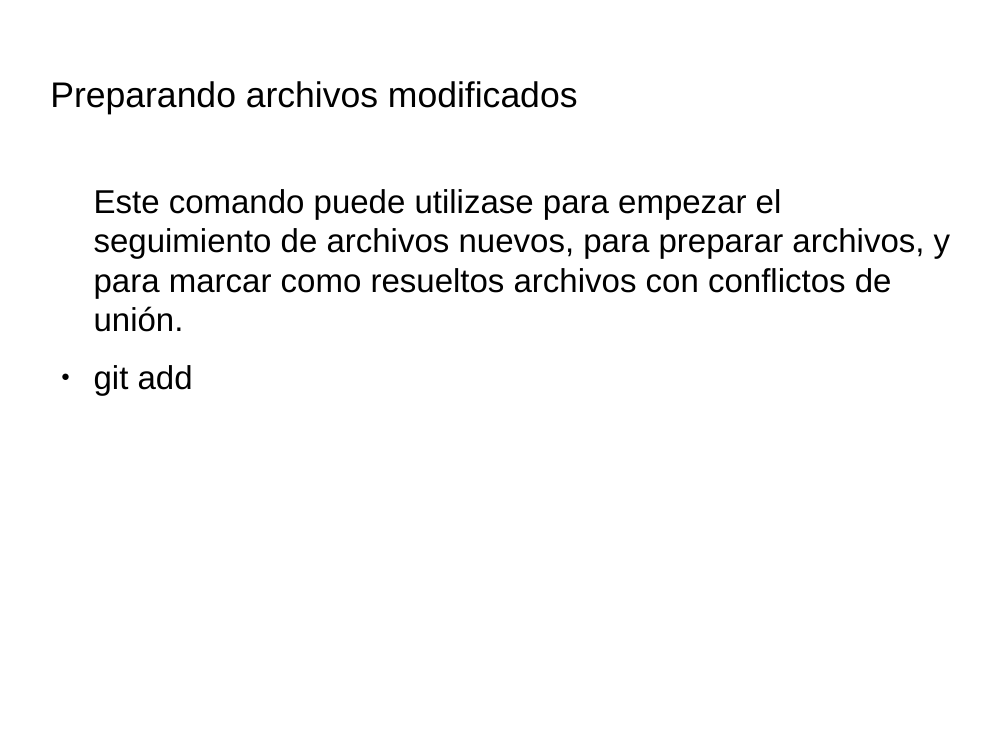
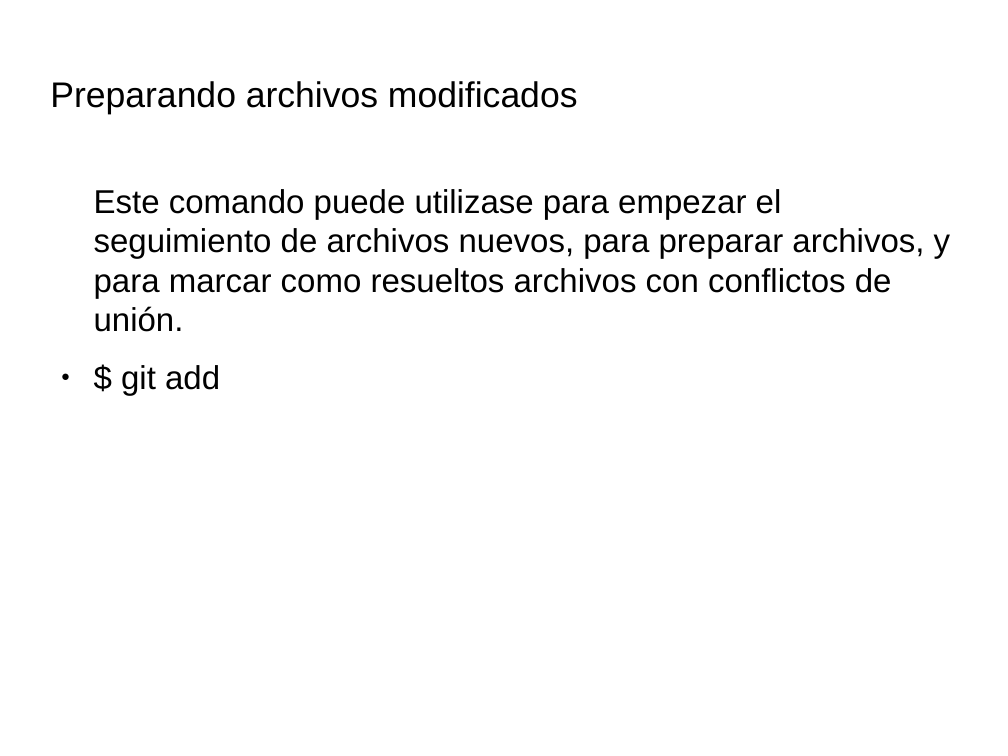
Before and after one commit to IllanPedro/Hardware, a slide deck: slide 18 of CursoGIT,GITHUB,SOURCETREE/Precentacion_Git.odp. Drawn at 1008x756 pixels with LibreOffice and Linux fonts; fonts in the diff are those of the drawing; background and template pictures are left out. Boxes give left, top, right and bottom in pixels: in the first picture for what was removed or moved away, otherwise in the second. Text is boxed around its words. In the diff, an @@ line names an element or a change of style, - is before the commit and + after.

```diff
--- a/CursoGIT,GITHUB,SOURCETREE/Precentacion_Git.odp
+++ b/CursoGIT,GITHUB,SOURCETREE/Precentacion_Git.odp
@@ text at <box>121,365,220,396</box>: text changed @@
-● git add
+● $ git add
```
Also in this commit, not shown: 11 other slides changed, 9 slides added, 2 slides removed, 1 other file.
